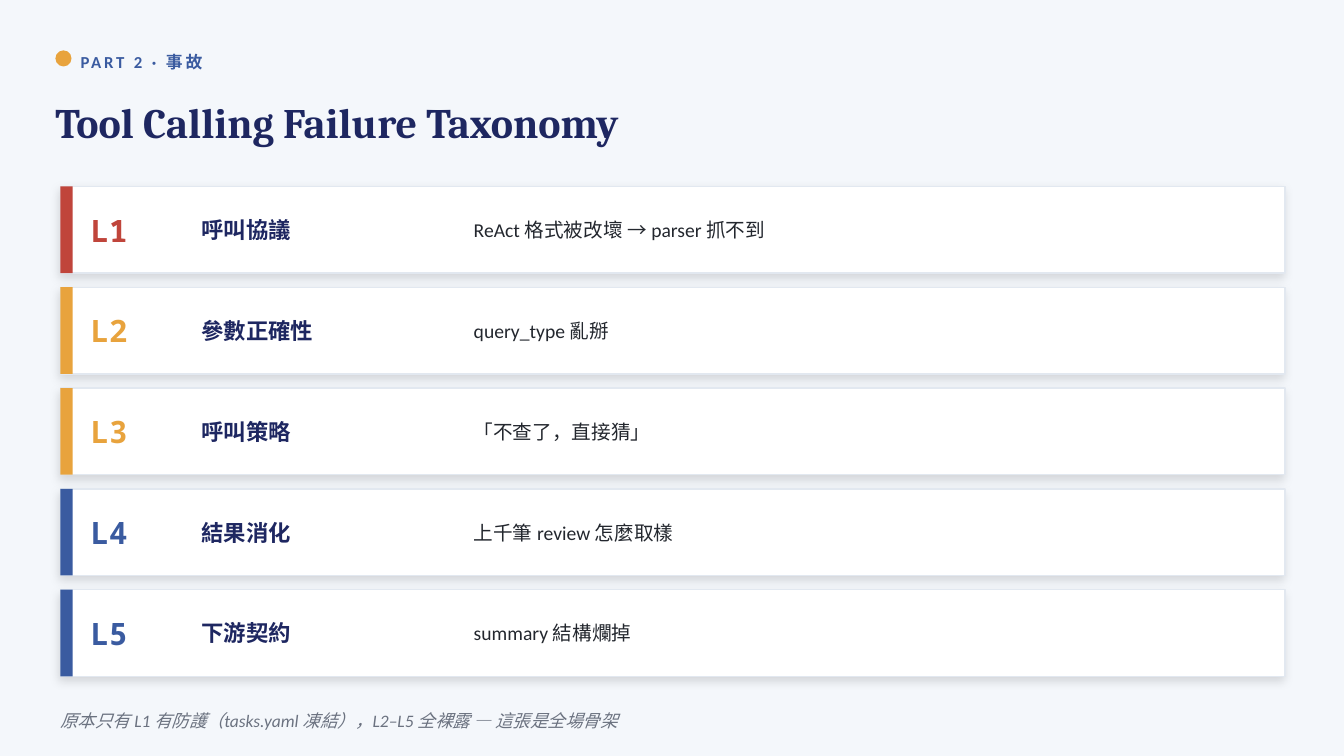
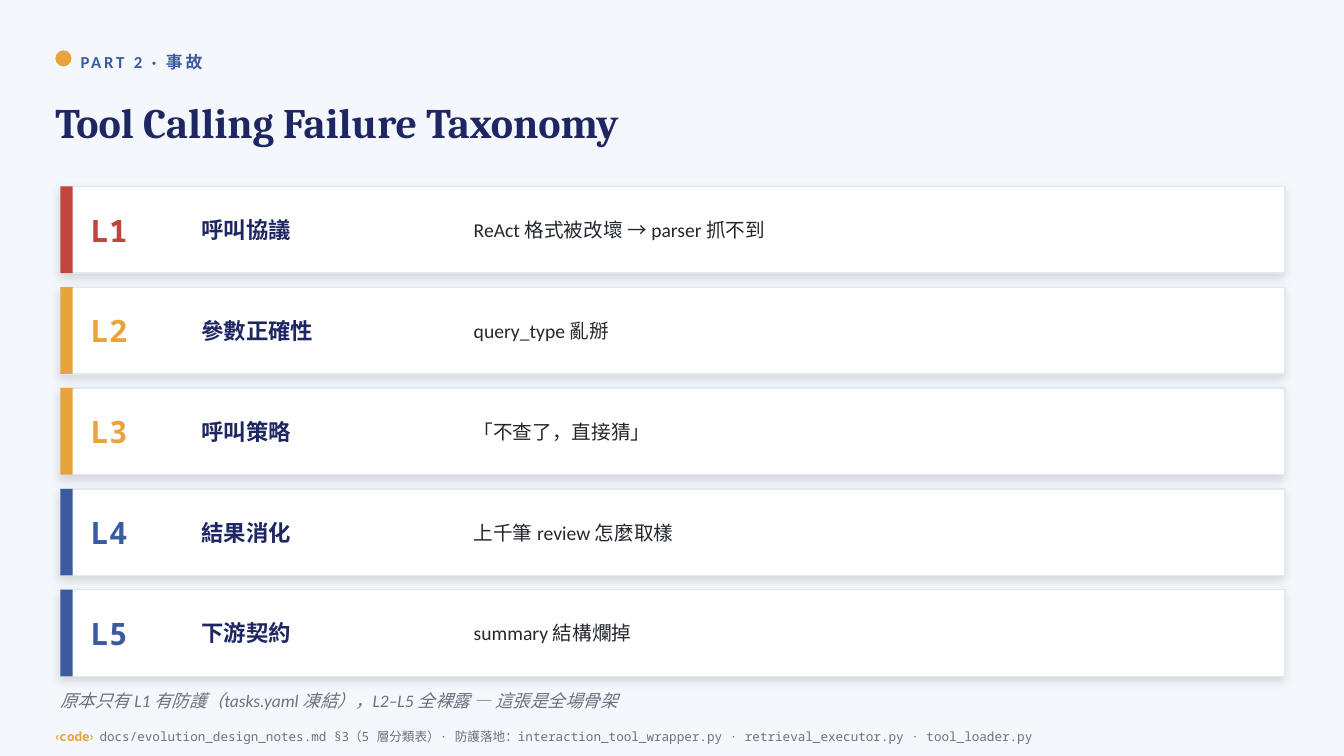
Before and after one commit to yuchieh/AgentSocietyChallenge_OpenEvolve, a slide deck: slide 8 of docs/slides/OpenEvolve_CrewAI_教學投影片.pptx. Drawn at 1344x756 pixels with LibreOffice and Linux fonts; fonts in the diff are those of the drawing. Boxes give left, top, right and bottom in pixels: in the first picture for what was removed or moved away, otherwise in the second. Text is boxed around its words. In the diff, an @@ line names an element or a change of style, - is before the commit and + after.

```diff
--- a/docs/slides/OpenEvolve_CrewAI_教學投影片.pptx
+++ b/docs/slides/OpenEvolve_CrewAI_教學投影片.pptx
@@ text "原本只有 L1 有防護（tasks.yaml 凍結），L2–L5 全裸露 ...": place and size @@
-text "原本只有 L1 有防護（tasks.yaml 凍結），L2–L5 全裸露 ..." at box(60, 712, 617, 730)
+text "原本只有 L1 有防護（tasks.yaml 凍結），L2–L5 全裸露 ..." at box(60, 692, 617, 710)
@@ text added at box(55, 730, 1032, 744), 9 pt, text #6B7280 @@
+‹code› docs/evolution_design_notes.md §3（5 層分類表）· 防護落地：interaction_tool_wrapper.py · retrieval_executor.py · tool_loader.py
```
Also in this commit, not shown: 22 other slides changed, 3 other files.
